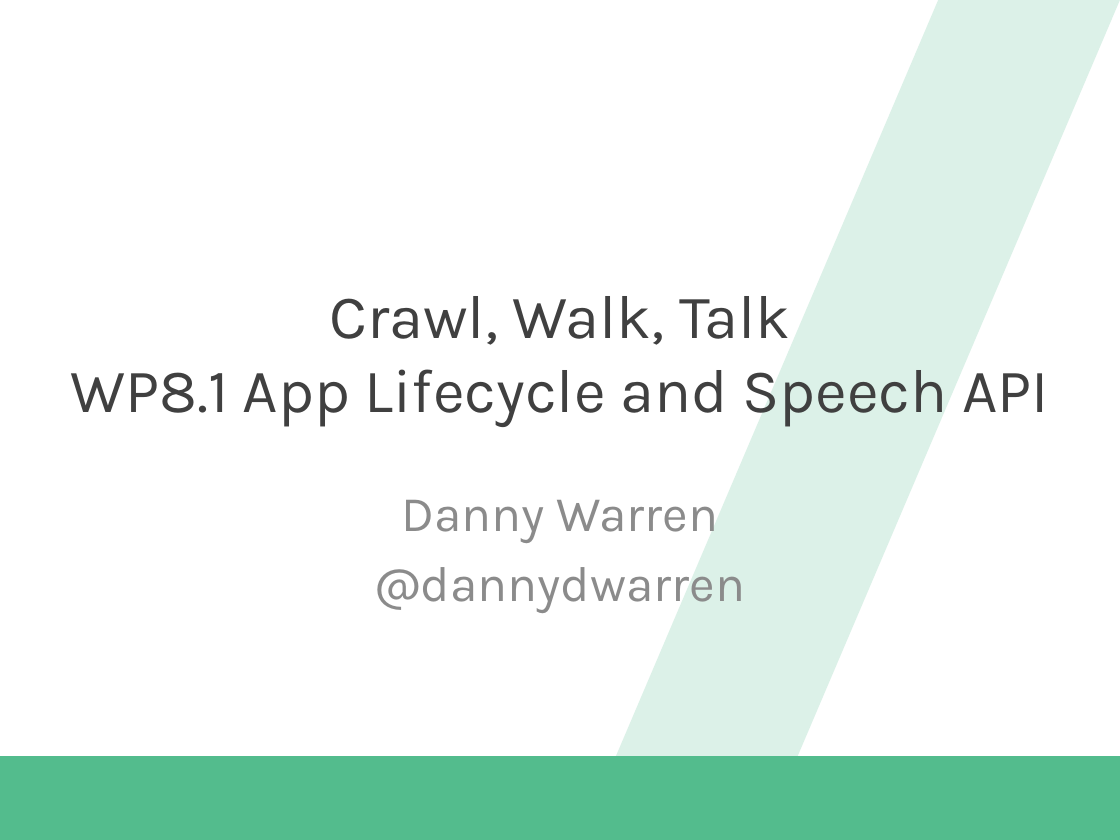
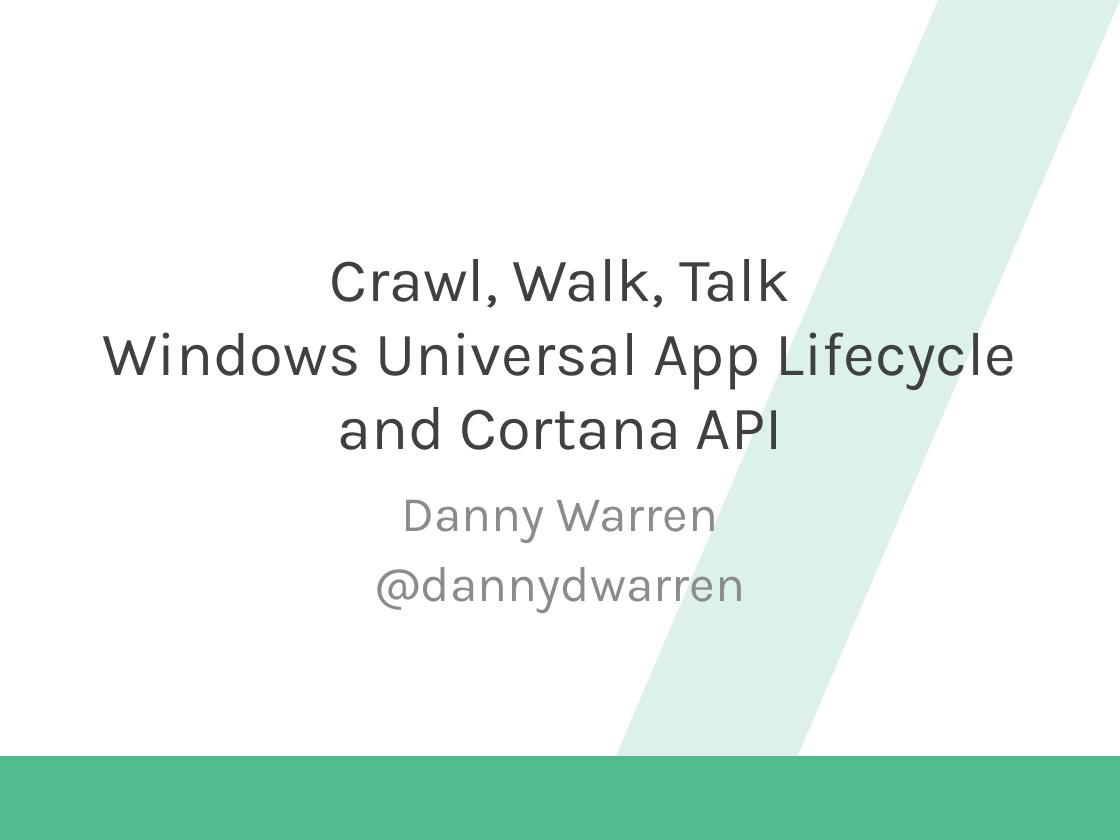
Before and after one commit to dannydwarren/CrawlWalkTalk, a slide deck: slide 1 of Crawl Walk Talk_Windows Phone 8.1 App Lifecycle and Speech API.pptx. Drawn at 1120x840 pixels with LibreOffice and Linux fonts; fonts in the diff are those of the drawing; background and template pictures are left out. Boxes give left, top, right and bottom in pixels: in the first picture for what was removed or moved away, otherwise in the second. Text is boxed around its words. In the diff, an @@ line names an element or a change of style, - is before the commit and + after.

```diff
--- a/Crawl Walk Talk_Windows Phone 8.1 App Lifecycle and Speech API.pptx
+++ b/Crawl Walk Talk_Windows Phone 8.1 App Lifecycle and Speech API.pptx
@@ title at [103, 259, 1017, 450]: text changed @@
-Crawl, Walk, Talk
-WP8.1 App Lifecycle and Speech API
+Crawl, Walk, Talk
+Windows Universal App Lifecycle
+and Cortana API
```
Also in this commit, not shown: 1 other slide changed.
